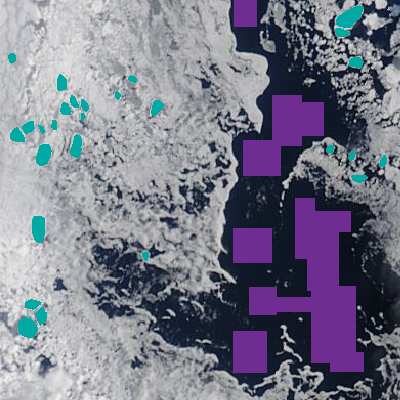
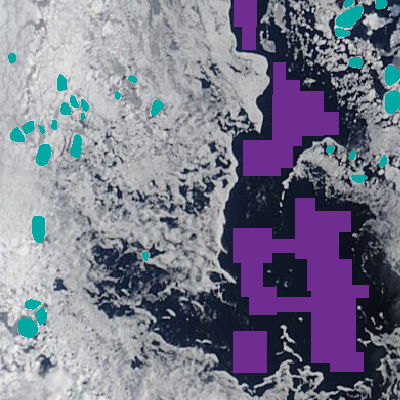
Revision of a layered (400, 400) image; what changed, layer by layer:
painted on "water samples" (2nd of 2) over <box>241,27,369,298</box>
painted on "ice floes" (3rd of 3) over <box>344,0,400,114</box>
